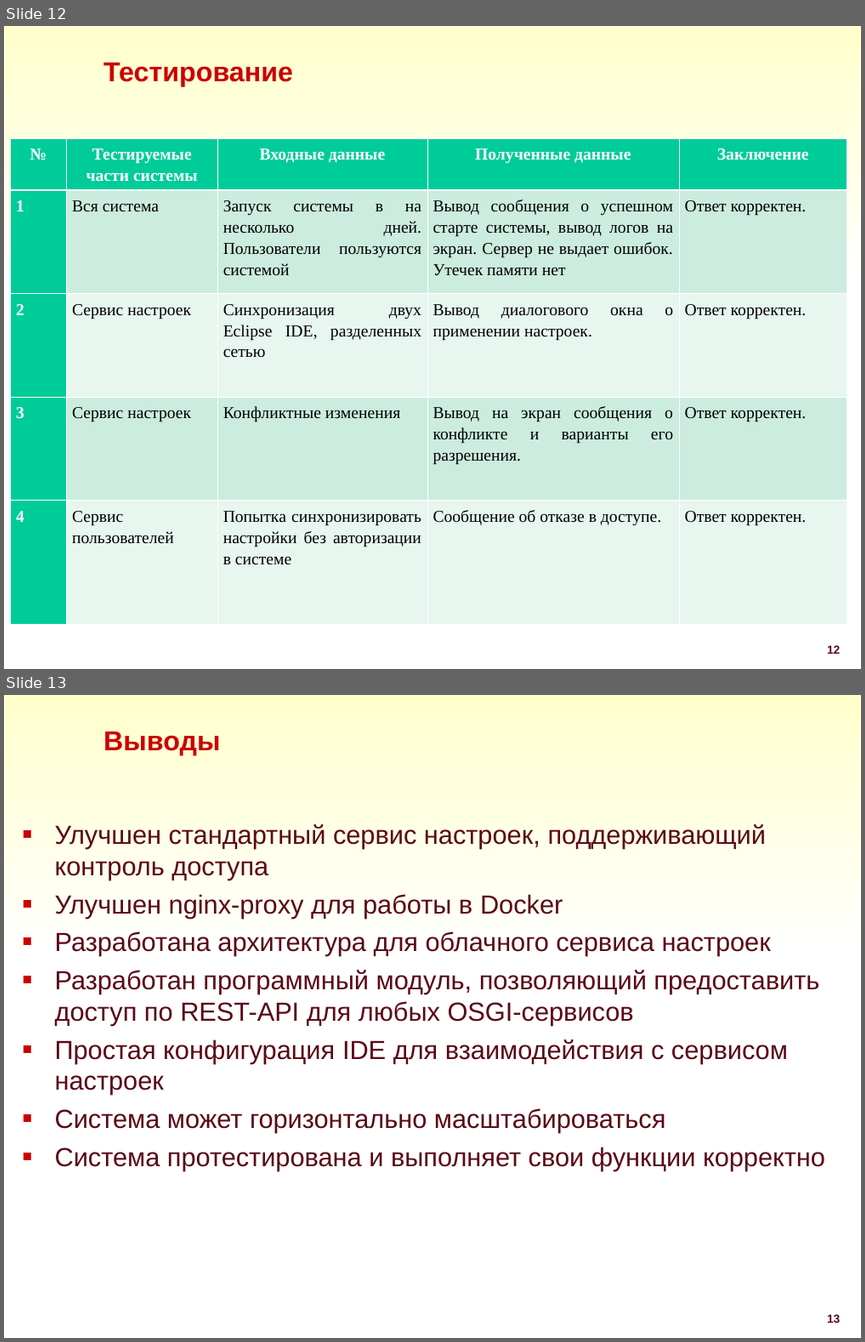
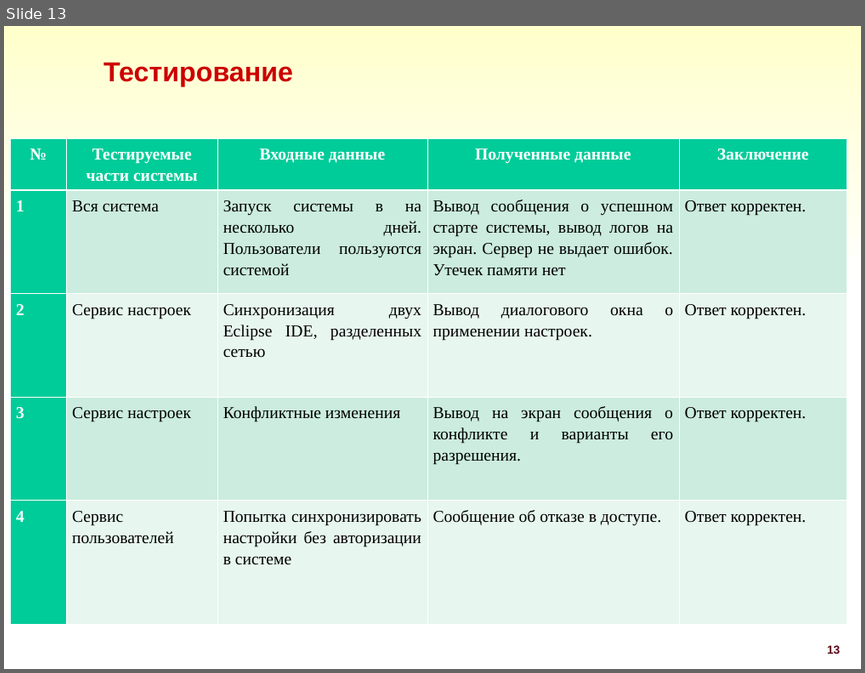
Before and after one commit to DmitryZagr/Diploma, a slide deck: преза/Zagrebaev.PPT. Shown one above the other, each under a label of ours: slides 12 and 13 before the commit, slide 13 after it. The pictures are 865x1342 and 865x673 pixels, drawn with LibreOffice and Linux fonts; fonts in the diff are those of the drawing; background and template pictures are left out. Boxes give left, top, right and bottom in pixels: in the first picture for what was removed or moved away, otherwise in the second. Text is boxed around its words. In the diff, an @@ line names an element or a change of style, - is before the commit and + after.

```diff
--- a/преза/Zagrebaev.PPT
+++ b/преза/Zagrebaev.PPT
@@ slide 13 removed at [4,695,861,1338], background #FFFFFF; not listed: 1 template element that a slide beside it also shows @@
@@ title removed at [103,732,220,756] @@
-Выводы
@@ text removed at [55,824,825,1170] @@
-■ Улучшен стандартный сервис настроек, поддерживающий контроль доступа
-■ Улучшен nginx-proxy для работы в Docker
-■ Разработана архитектура для облачного сервиса настроек
-■ Разработан программный модуль, позволяющий предоставить доступ по REST-API для любых OSGI-сервисов
-■ Простая конфигурация IDE для взаимодействия с сервисом настроек
-■ Система может горизонтально масштабироваться
-■ Система протестирована и выполняет свои функции корректно
@@ page number removed at [827,1314,840,1322] @@
-13
@@ what was slide 12 is now slide 13 @@
```
Also in this commit, not shown: 4 slides changed, 1 slide added.
